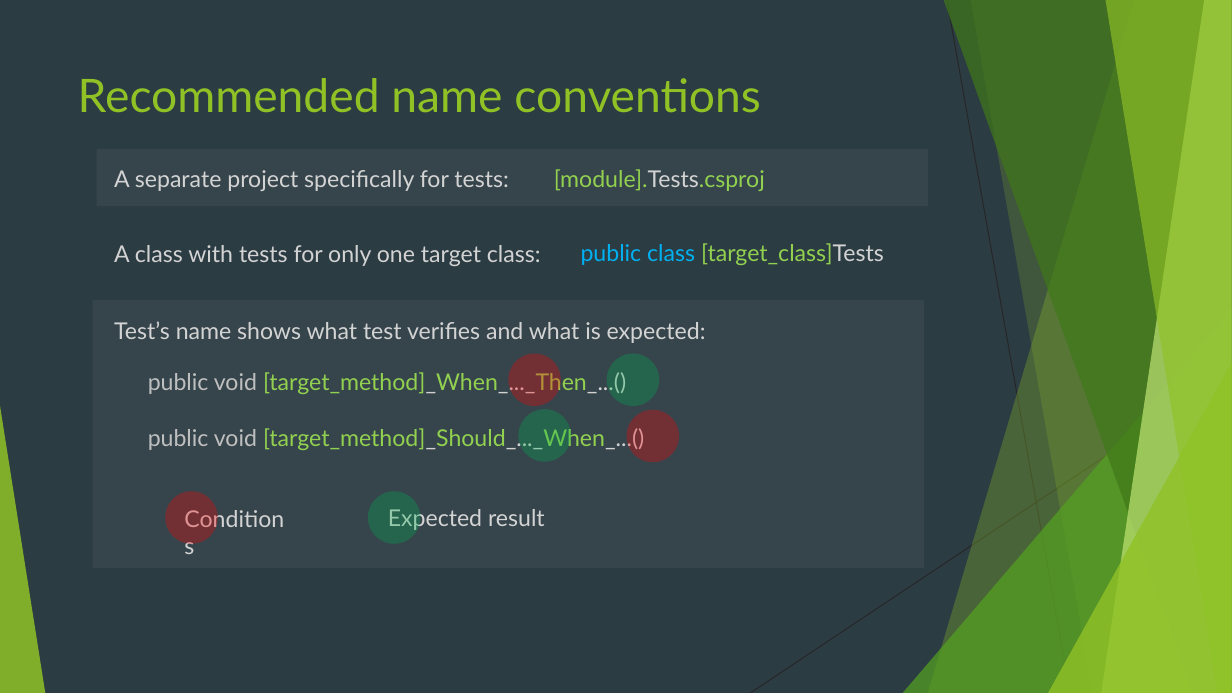
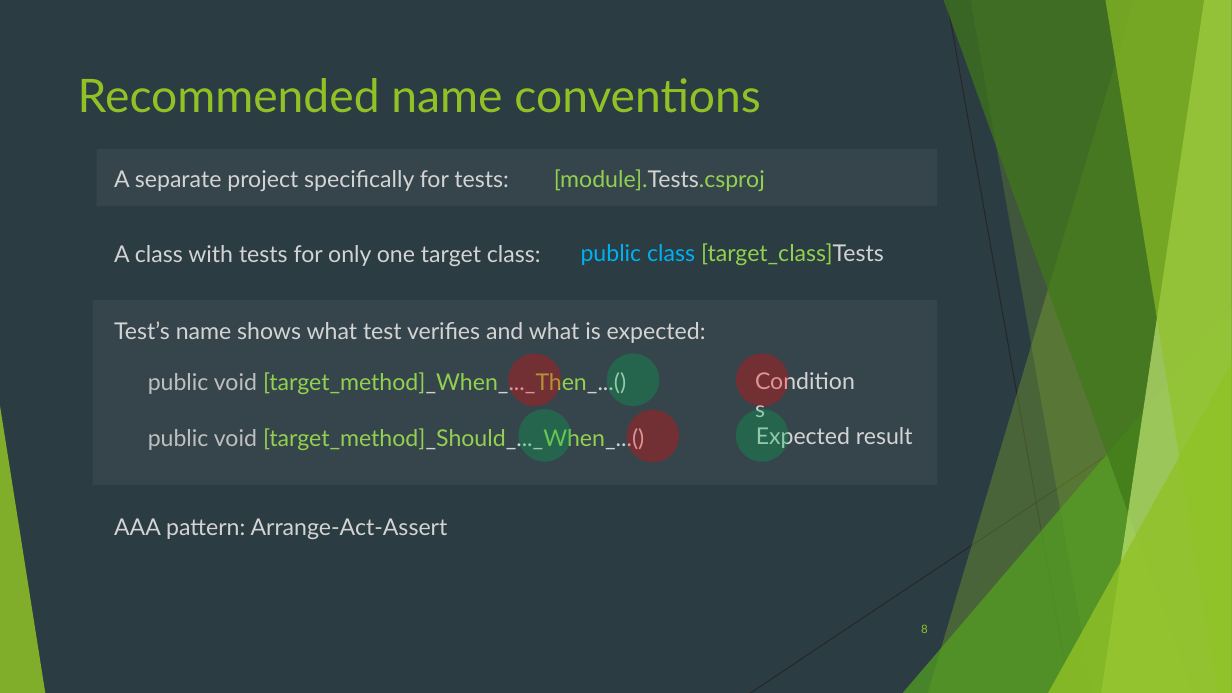
Before and after one commit to lionvs/NET_CodeTesting, a slide deck: slide 8 of NetTesting/Presentation.pptx (slide 7 before the commit). Drawn at 1232x693 pixels with LibreOffice and Linux fonts; fonts in the diff are those of the drawing. Boxes give left, top, right and bottom in pixels: in the first picture for what was removed or moved away, otherwise in the second. Text is boxed around its words. In the diff, an @@ line names an element or a change of style, - is before the commit and + after.

```diff
--- a/NetTesting/Presentation.pptx
+++ b/NetTesting/Presentation.pptx
@@ rectangle: place and size @@
-rectangle at <box>92,300,924,568</box>
+rectangle at <box>92,300,937,485</box>
@@ ellipse: place and size @@
-ellipse at <box>165,492,218,544</box>
+ellipse at <box>736,354,788,407</box>
@@ text "Conditions": place and size @@
-text "Conditions" at <box>176,500,304,537</box>
+text "Conditions" at <box>746,362,874,399</box>
@@ ellipse: place and size @@
-ellipse at <box>368,492,421,544</box>
+ellipse at <box>736,409,788,462</box>
@@ text "Expected result": place and size @@
-text "Expected result" at <box>388,509,545,530</box>
+text "Expected result" at <box>756,427,913,448</box>
@@ text added at <box>114,518,448,539</box>, 18 pt, text #D3D3D3 @@
+AAA pattern: Arrange-Act-Assert
@@ page number added at <box>921,624,928,633</box>, 9 pt, text #90C226 @@
+8
```
Also in this commit, not shown: 11 other slides changed, 3 slides added, 2 other files.
